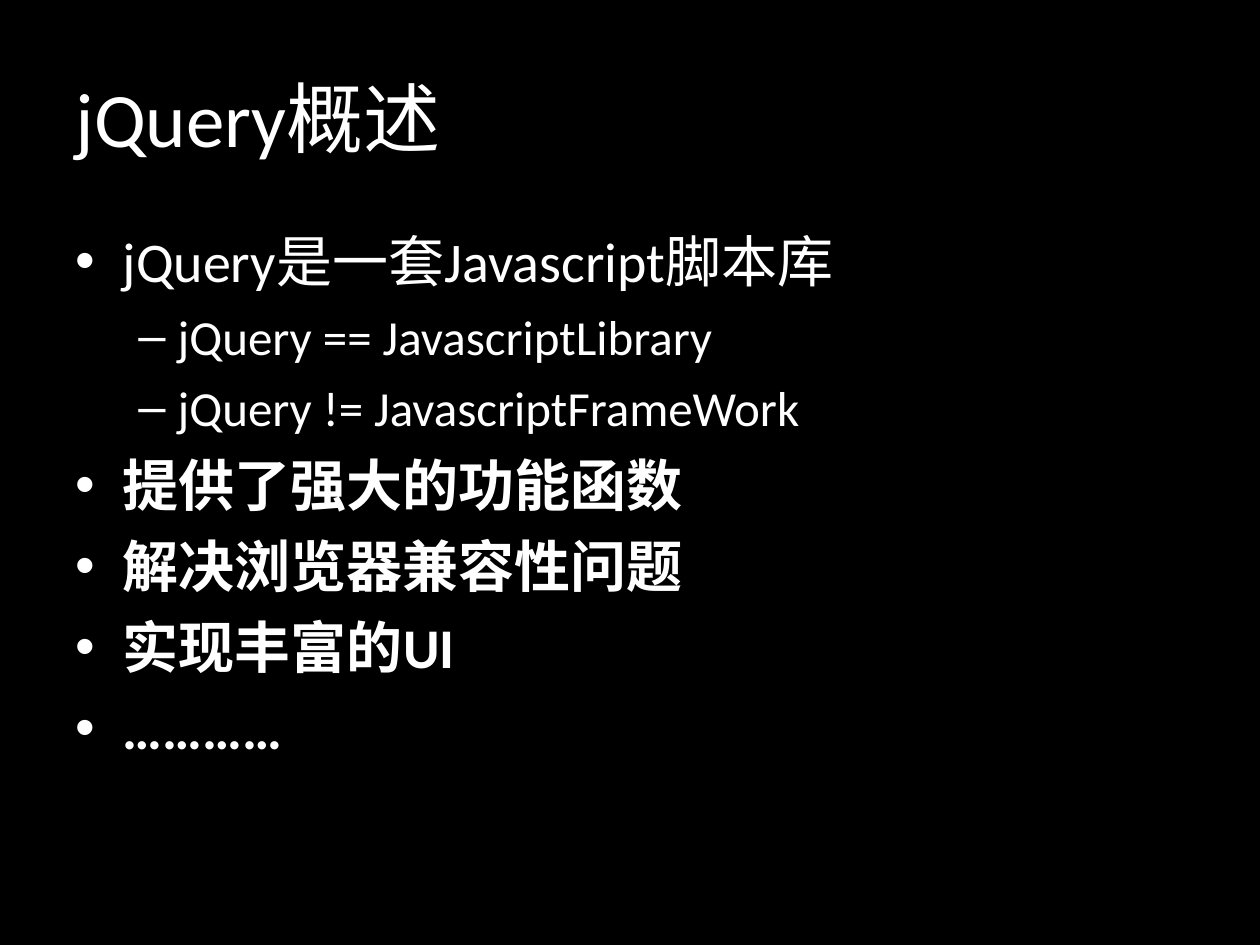
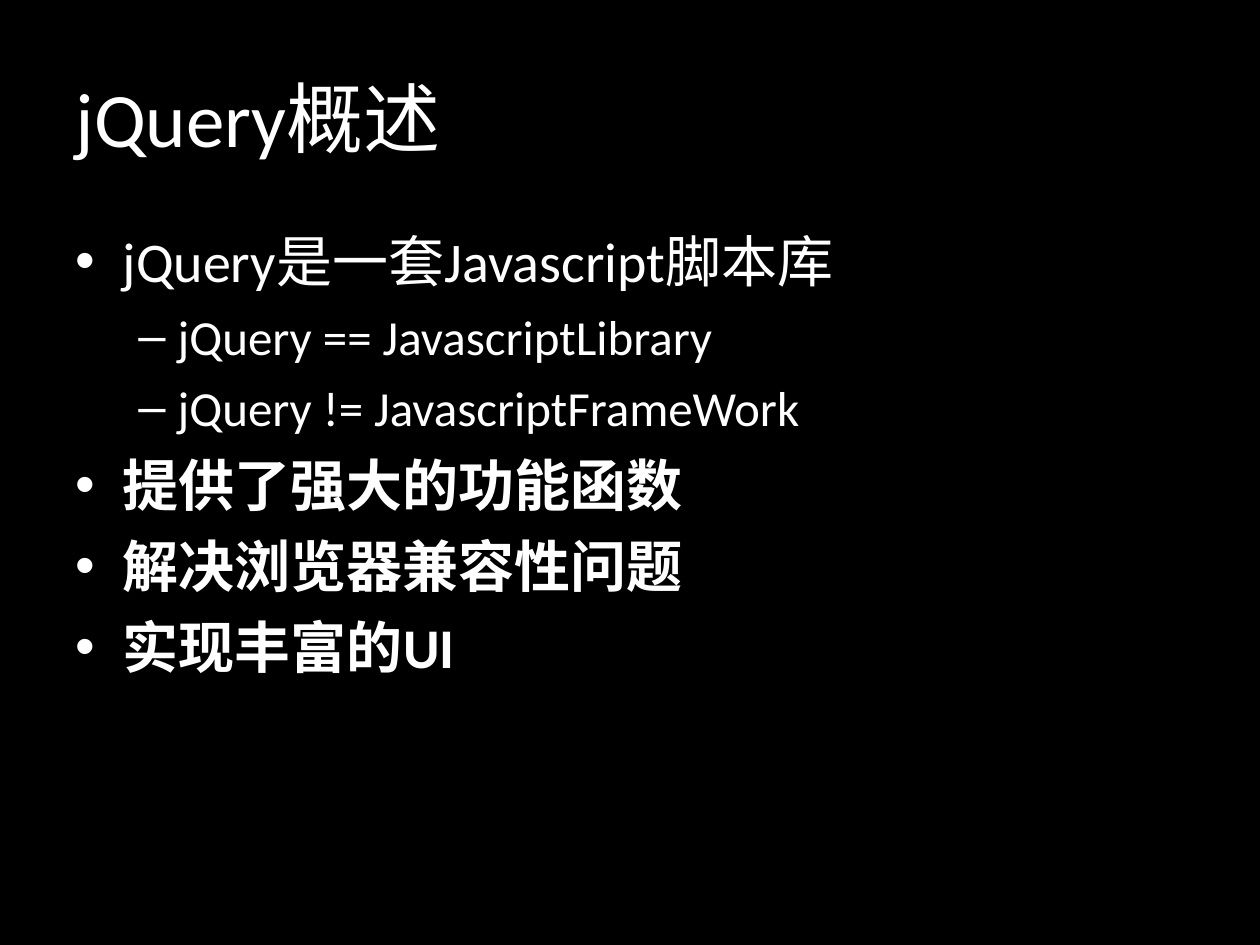
Before and after one commit to jianganglu/share-jquery-basic, a slide deck: slide 3 of jQuery基础应用.ppt. Drawn at 1260x945 pixels with LibreOffice and Linux fonts; fonts in the diff are those of the drawing. Boxes give left, top, right and bottom in pixels: in the first picture for what was removed or moved away, otherwise in the second. Text is boxed around its words. In the diff, an @@ line names an element or a change of style, - is before the commit and + after.

```diff
--- a/jQuery基础应用.ppt
+++ b/jQuery基础应用.ppt
@@ text at (x1=123, y1=235, x2=834, y2=673): paragraph removed @@
-• …………
```
Also in this commit, not shown: 4 other slides changed, 1 slide added, 12 slides removed, 1 other file.
